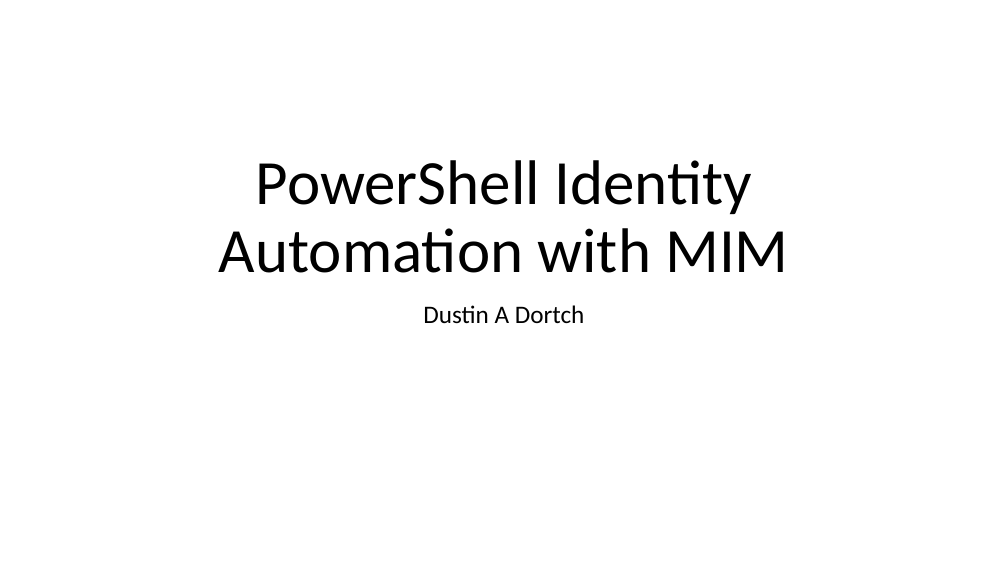
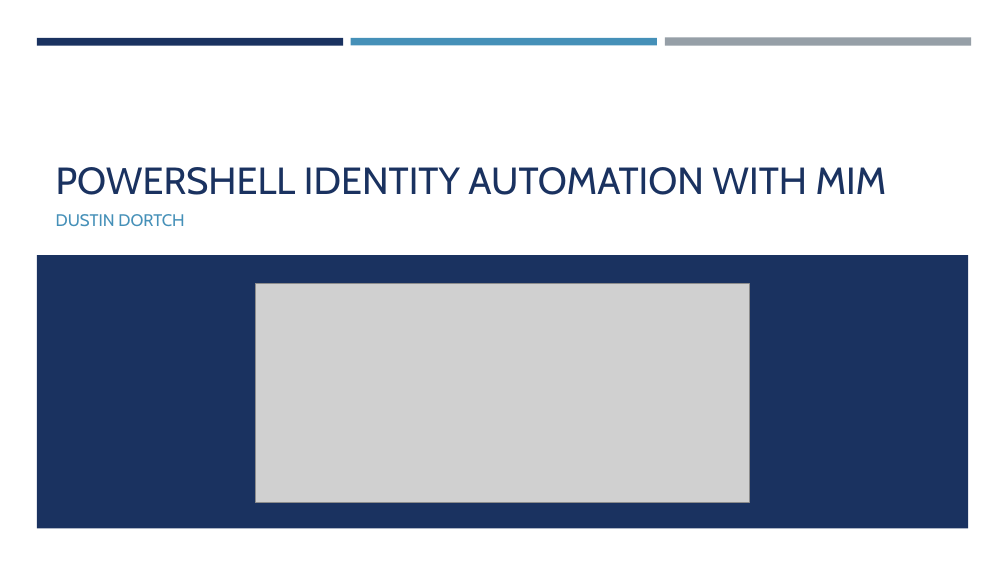
Before and after one commit to dustindortch/ConferencePresentations2019, a slide deck: slide 1 of PowerShell Identity Automation with MIM/PowerShell Identity Automation with MIM.pptx. Drawn at 1008x567 pixels with LibreOffice and Linux fonts; fonts in the diff are those of the drawing; grey boxes stand for pictures; background and template pictures are left out. Boxes give left, top, right and bottom in pixels: in the first picture for what was removed or moved away, otherwise in the second. Text is boxed around its words. In the diff, an @@ line names an element or a change of style, - is before the commit and + after.

```diff
--- a/PowerShell Identity Automation with MIM/PowerShell Identity Automation with MIM.pptx
+++ b/PowerShell Identity Automation with MIM/PowerShell Identity Automation with MIM.pptx
@@ rectangle added at (37, 38, 343, 45), fill #1A3260 @@
@@ rectangle added at (351, 38, 657, 45), fill #4590B8 @@
@@ rectangle added at (665, 38, 971, 46), fill #969FA7 @@
@@ title at (56, 167, 887, 195): text changed; size 60 to 36 pt; font Calibri to Cabin; text colour #000000 to #1A3260 @@
-PowerShell Identity Automation with MIM
+POWERSHELL IDENTITY AUTOMATION WITH MIM
@@ subtitle at (56, 214, 184, 227): text changed; size 24 to 16 pt; font Calibri to Cabin; text colour #000000 to #4590B8 @@
-Dustin A Dortch
+DUSTIN DORTCH
@@ rectangle added at (37, 255, 969, 528), fill #1A3260 @@
@@ picture added at (256, 284, 749, 503) @@
```
Also in this commit, not shown: 9 other slides changed, 1 other file.
